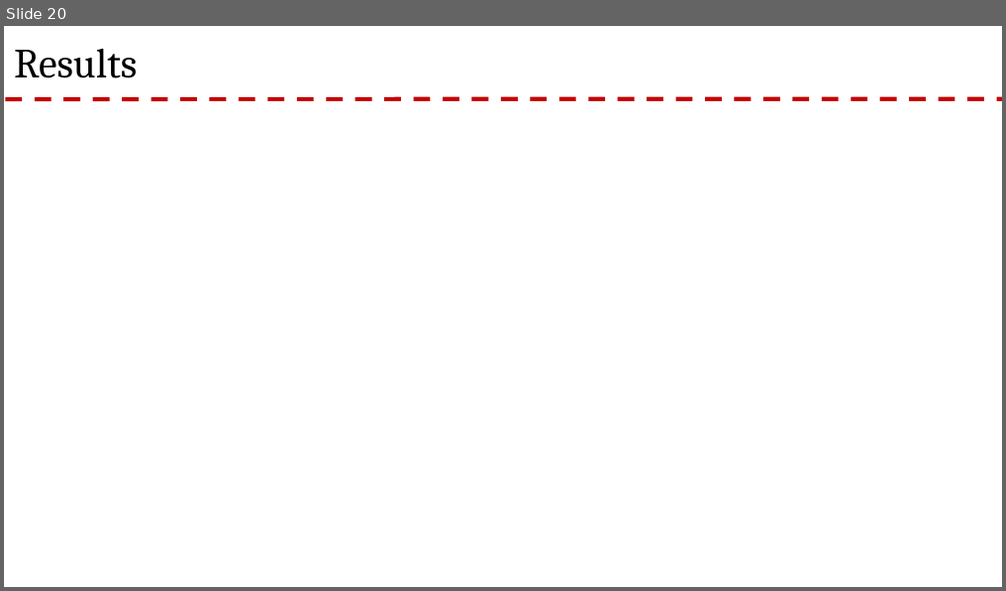
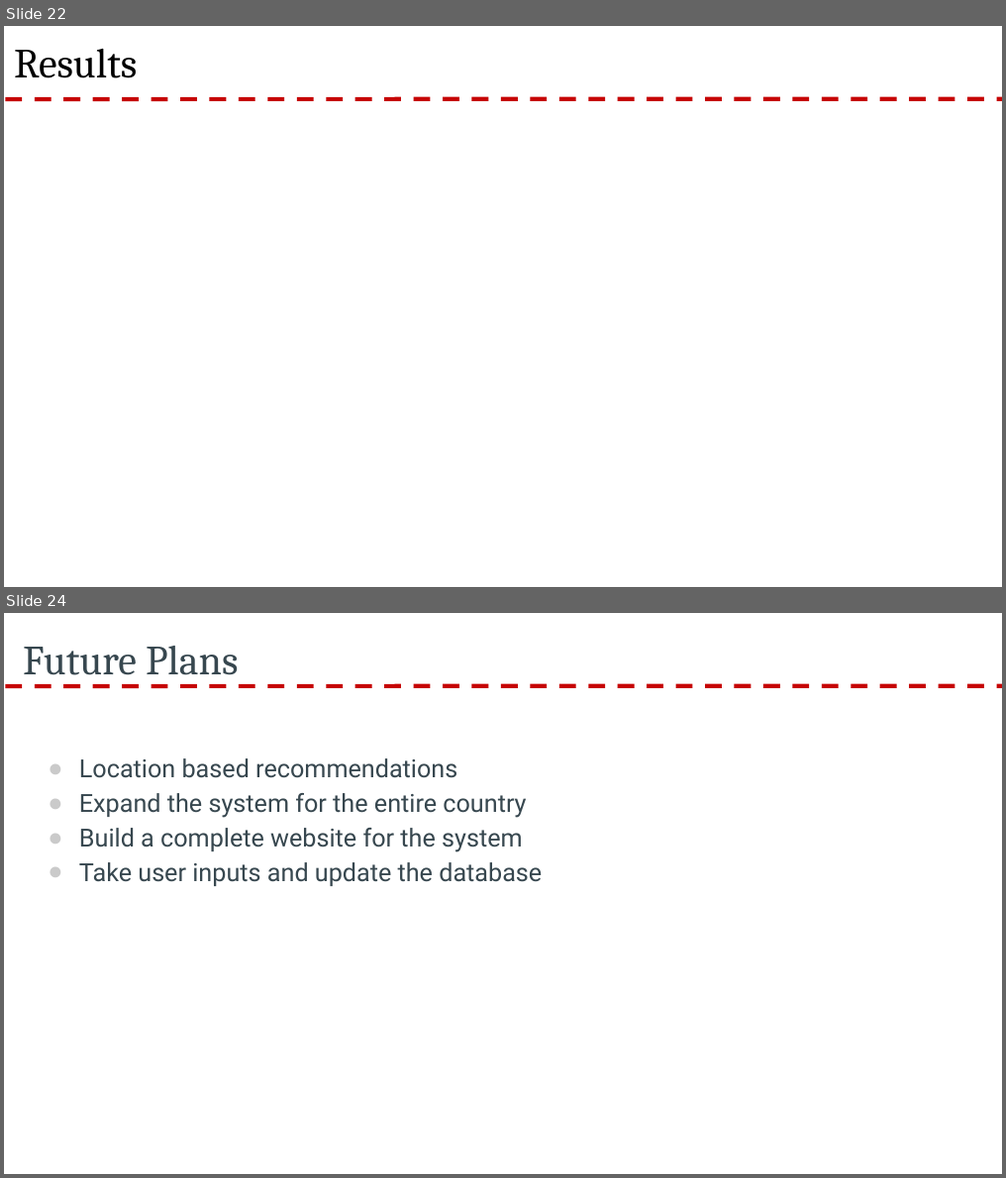
Before and after one commit to rnair7163/Restaurant-Recommendation-System-using-Yelp-Dataset, a slide deck: PPT/Yelp Presentation.pptx. Shown one above the other, each under a label of ours: slide 20 before the commit, slides 22 and 24 after it; the slides between them are not shown. The pictures are 1006x591 and 1006x1178 pixels, drawn with LibreOffice and Linux fonts; fonts in the diff are those of the drawing; background and template pictures are left out. Boxes give left, top, right and bottom in pixels: in the first picture for what was removed or moved away, otherwise in the second. Text is boxed around its words. In the diff, an @@ line names an element or a change of style, - is before the commit and + after.

```diff
--- a/PPT/Yelp Presentation.pptx
+++ b/PPT/Yelp Presentation.pptx
@@ slide 24 added at box(4, 613, 1002, 1174), background #FFFFFF; not listed: 1 template element that a slide beside it also shows @@
@@ title added at box(23, 646, 238, 685), 30 pt, text #37474F @@
+Future Plans
@@ text added at box(79, 759, 542, 886), 18 pt, text #37474F @@
+● Location based recommendations
+● Expand the system for the entire country
+● Build a complete website for the system
+● Take user inputs and update the database
@@ what was slide 20 is now slide 22 @@
```
Also in this commit, not shown: 1 slide changed, 4 other slides added, 3 slides removed.
